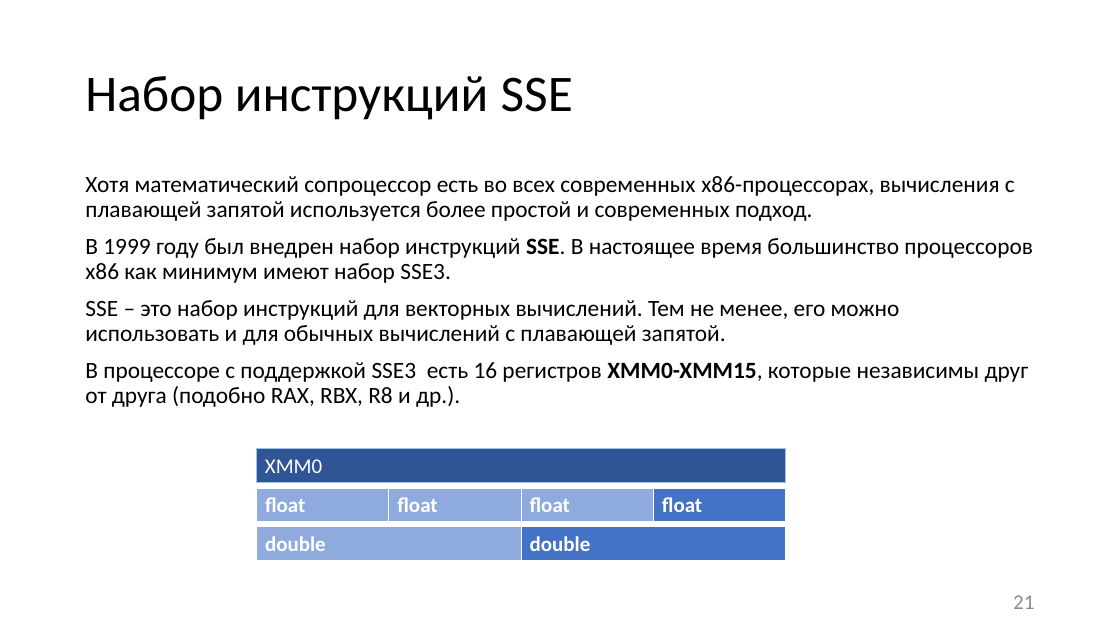
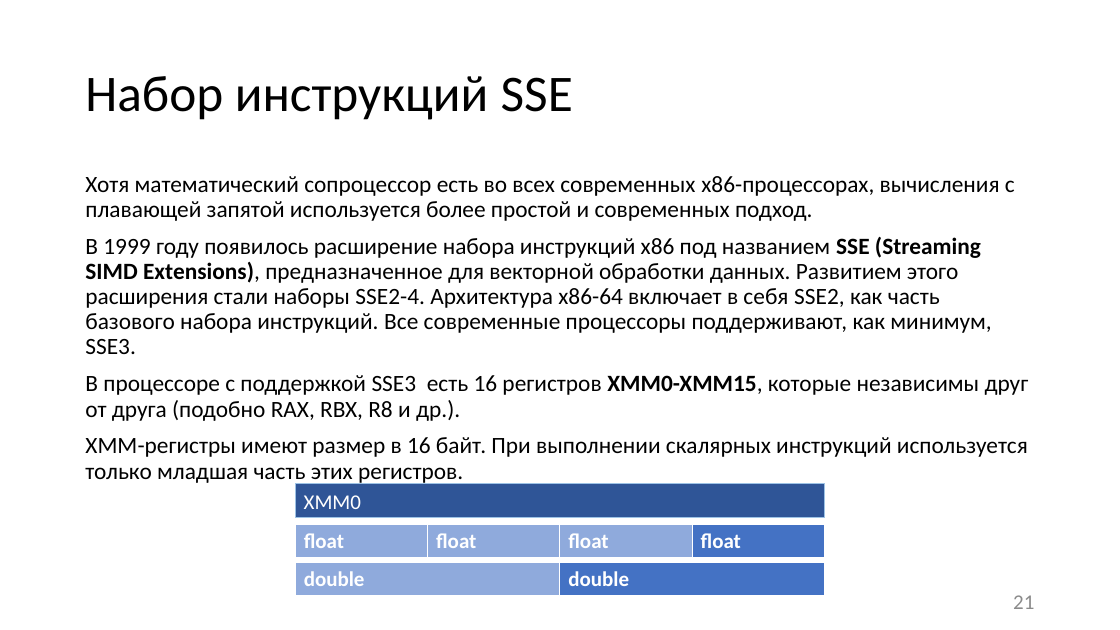
Before and after one commit to itsecd/low-level-programming, a slide deck: slide 21 of Lectures/2.FPU_and_SIMD/Lecture2.pptx. Drawn at 1120x630 pixels with LibreOffice and Linux fonts; fonts in the diff are those of the drawing. Boxes give left, top, right and bottom in pixels: in the first picture for what was removed or moved away, otherwise in the second. Text is boxed around its words. In the diff, an @@ line names an element or a change of style, - is before the commit and + after.

```diff
--- a/Lectures/2.FPU_and_SIMD/Lecture2.pptx
+++ b/Lectures/2.FPU_and_SIMD/Lecture2.pptx
@@ text at [85, 237, 991, 354]: text changed @@
-В 1999 году был внедрен набор инструкций SSE. В настоящее время большинство процессоров х86 как минимум имеют набор SSE3.
-SSE – это набор инструкций для векторных вычислений. Тем не менее, его можно использовать и для обычных вычислений с плавающей запятой.
+В 1999 году появилось расширение набора инструкций х86 под названием SSE (Streaming SIMD Extensions), предназначенное для векторной обработки данных. Развитием этого расширения стали наборы SSE2-4. Архитектура х86-64 включает в себя SSE2, как часть базового набора инструкций. Все современные процессоры поддерживают, как минимум, SSE3.
@@ text at [85, 437, 1028, 485]: paragraph added @@
+XMM-регистры имеют размер в 16 байт. При выполнении скалярных инструкций используется только младшая часть этих регистров.
@@ 2 tables, 1 rectangle: place and size @@
-2 tables, 1 rectangle at [257, 449, 786, 561]
+2 tables, 1 rectangle at [296, 484, 825, 597]
```
Also in this commit, not shown: 18 other slides changed, 10 other files.
